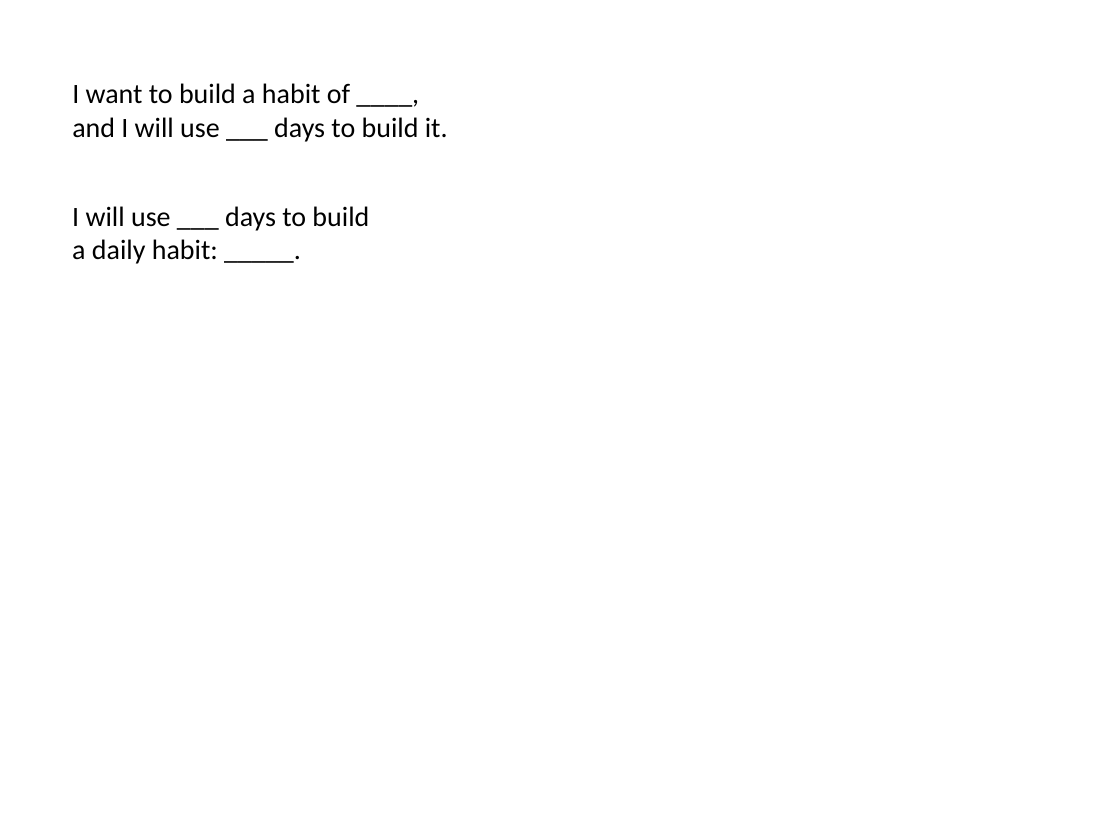
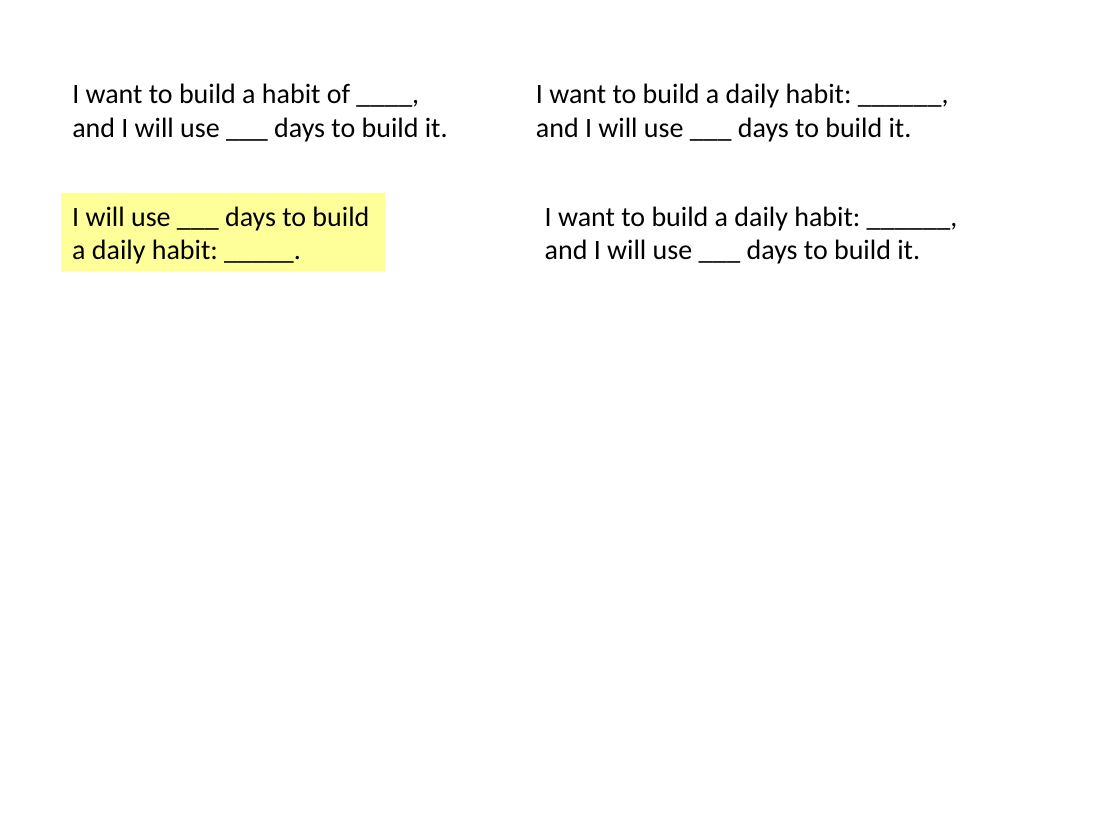
Before and after one commit to joycejoyce/HabitTracker, a slide deck: slide 3 of design/design.pptx. Drawn at 1120x840 pixels with LibreOffice and Linux fonts; fonts in the diff are those of the drawing. Boxes give left, top, right and bottom in pixels: in the first picture for what was removed or moved away, otherwise in the second. Text is boxed around its words. In the diff, an @@ line names an element or a change of style, - is before the commit and + after.

```diff
--- a/design/design.pptx
+++ b/design/design.pptx
@@ text added at box(536, 83, 912, 142), 18 pt, text #000000 @@
+I want to build a daily habit: ______,
+and I will use ___ days to build it.
@@ rectangle "I will use ___ days ...": place and size @@
-rectangle "I will use ___ days ..." at box(72, 206, 369, 264)
+rectangle "I will use ___ days ..." at box(62, 193, 385, 272)
@@ rectangle "I will use ___ days ..." at box(62, 193, 385, 272): fill none to #FFFF99 @@
@@ text added at box(545, 206, 920, 264), 18 pt, text #000000 @@
+I want to build a daily habit: ______,
+and I will use ___ days to build it.
```
Also in this commit, not shown: 18 other files.
